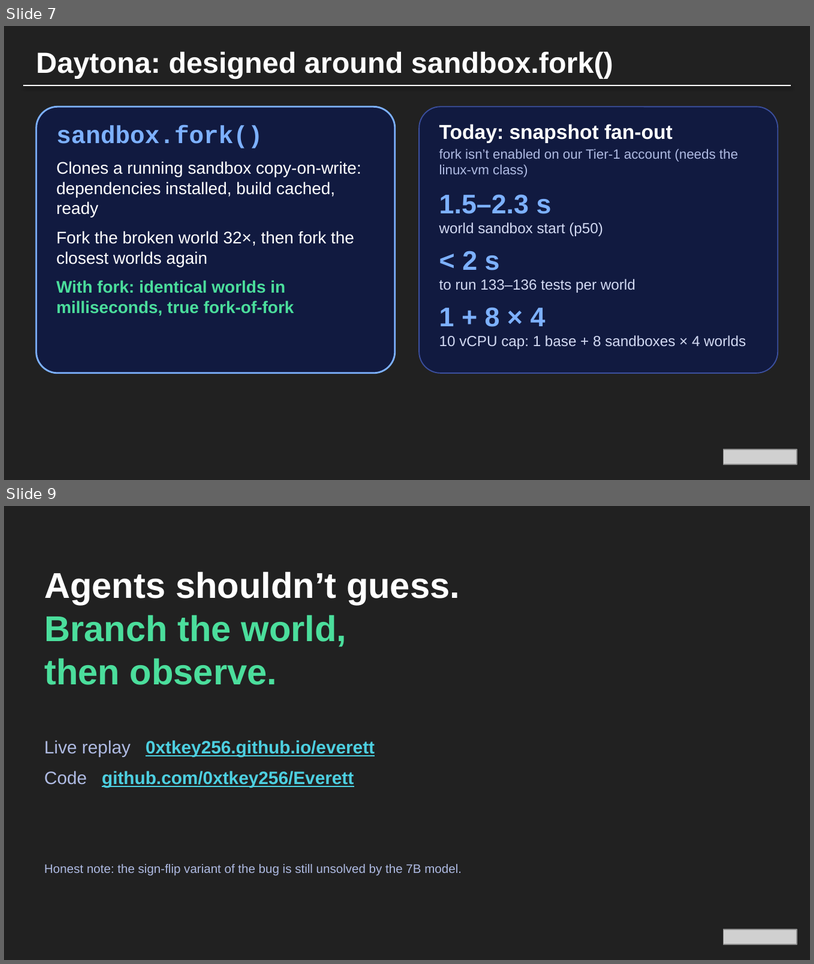
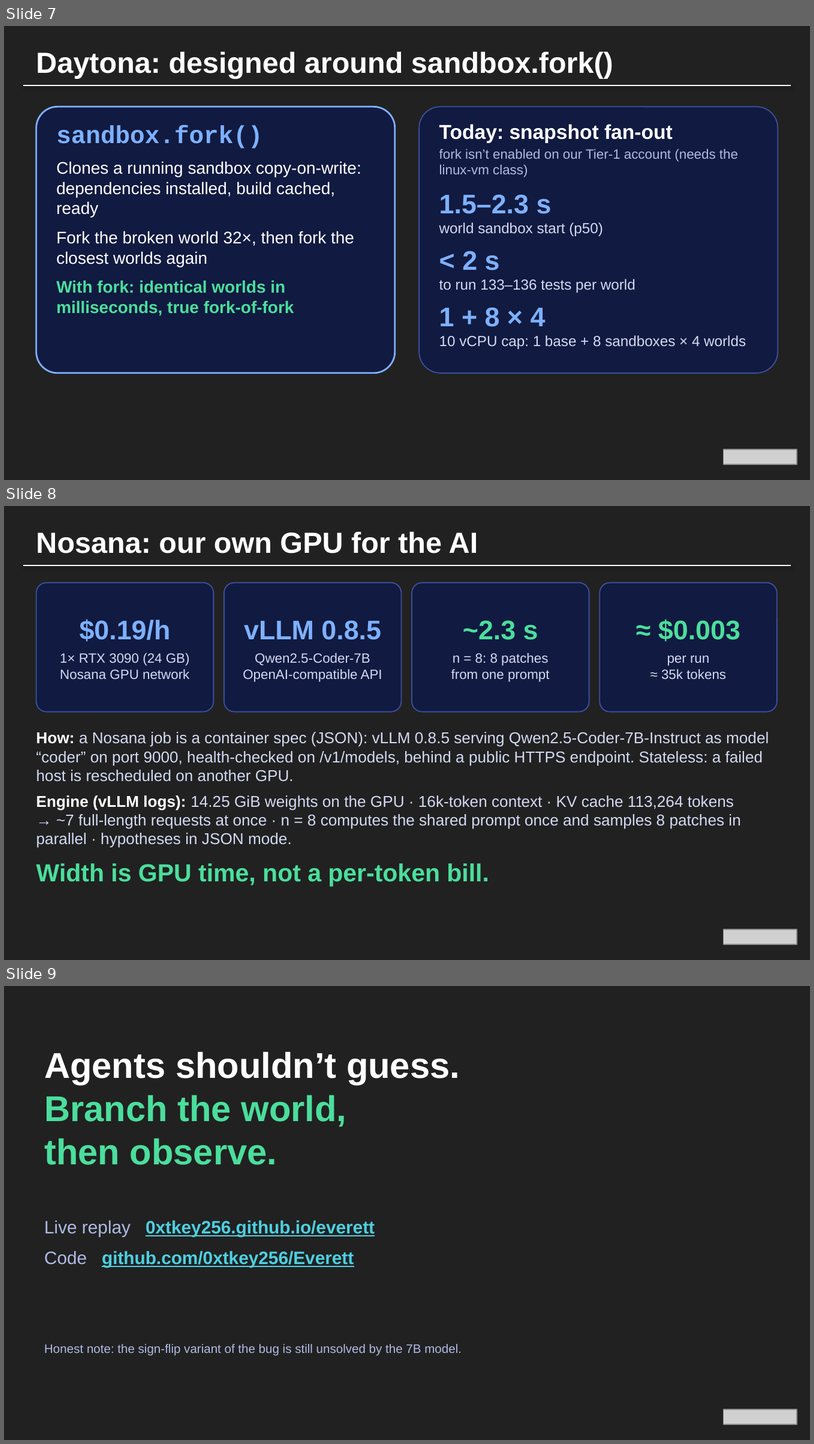
Before and after one commit to 0xtkey256/everett, a slide deck: deck/Everett.pptx. Shown one above the other, each under a label of ours: slides 7 and 9 before the commit, slides 7, 8 and 9 after it; the slides between them are not shown. The pictures are 814x964 and 814x1444 pixels, drawn with LibreOffice and Linux fonts; fonts in the diff are those of the drawing; grey boxes stand for pictures; background and template pictures are left out. Boxes give left, top, right and bottom in pixels: in the first picture for what was removed or moved away, otherwise in the second. Text is boxed around its words. In the diff, an @@ line names an element or a change of style, - is before the commit and + after.

Commit message:
deck: CI/CD-first story in plain words, concrete Nosana slide, revised 2:30 script

```diff
--- a/deck/Everett.pptx
+++ b/deck/Everett.pptx
@@ slide 8 added at (4,506,810,960), background picture (left out) @@
@@ text added at (36,532,478,553), 26 pt, text #FFFFFF, bold @@
+Nosana: our own GPU for the AI
@@ line added from (23, 565) to (791, 565), #FFFFFF 0.75 pt @@
@@ rounded rectangle added at (36,583,213,712), fill #0F1946 at 85% opacity, outline #3B4F9E 1 pt, 12 pt, text #D3DAF3 @@
+$0.19/h
+1× RTX 3090 (24 GB)
+Nosana GPU network
@@ rounded rectangle added at (224,583,402,712), fill #0F1946 at 85% opacity, outline #3B4F9E 1 pt, 12 pt, text #D3DAF3 @@
+vLLM 0.8.5
+Qwen2.5-Coder-7B
+OpenAI-compatible API
@@ rounded rectangle added at (412,583,590,712), fill #0F1946 at 85% opacity, outline #3B4F9E 1 pt, 12 pt, text #D3DAF3 @@
+~2.3 s
+n = 8: 8 patches
+from one prompt
@@ rounded rectangle added at (600,583,777,712), fill #0F1946 at 85% opacity, outline #3B4F9E 1 pt, 12 pt, text #D3DAF3 @@
+≈ $0.003
+per run
+≈ 35k tokens
@@ text added at (36,732,769,847), 14 pt, text #D3DAF3 @@
+How: a Nosana job is a container spec (JSON): vLLM 0.8.5 serving Qwen2.5-Coder-7B-Instruct as model “coder” on port 9000, health-checked on /v1/models, behind a public HTTPS endpoint. Stateless: a failed host is rescheduled on another GPU.
+Engine (vLLM logs): 14.25 GiB weights on the GPU · 16k-token context · KV cache 113,264 tokens → ~7 full-length requests at once · n = 8 computes the shared prompt once and samples 8 patches in parallel · hypotheses in JSON mode.
@@ text added at (36,863,489,886), 22 pt, text #4BDE9C, bold @@
+Width is GPU time, not a per-token bill.
@@ picture added at (723,930,797,945) @@
```
Also in this commit, not shown: 6 slides changed, 1 slide removed, 2 other files.
